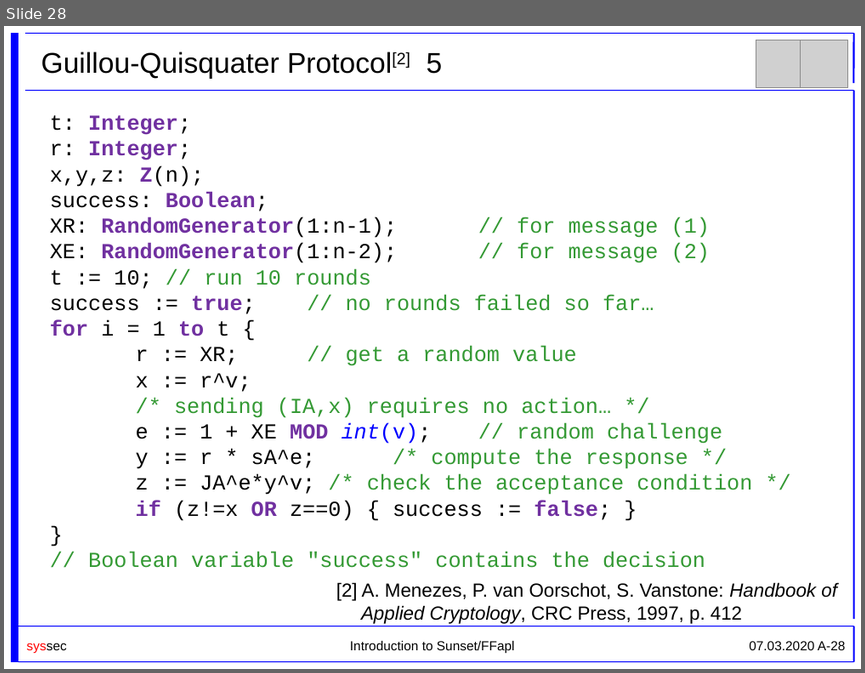
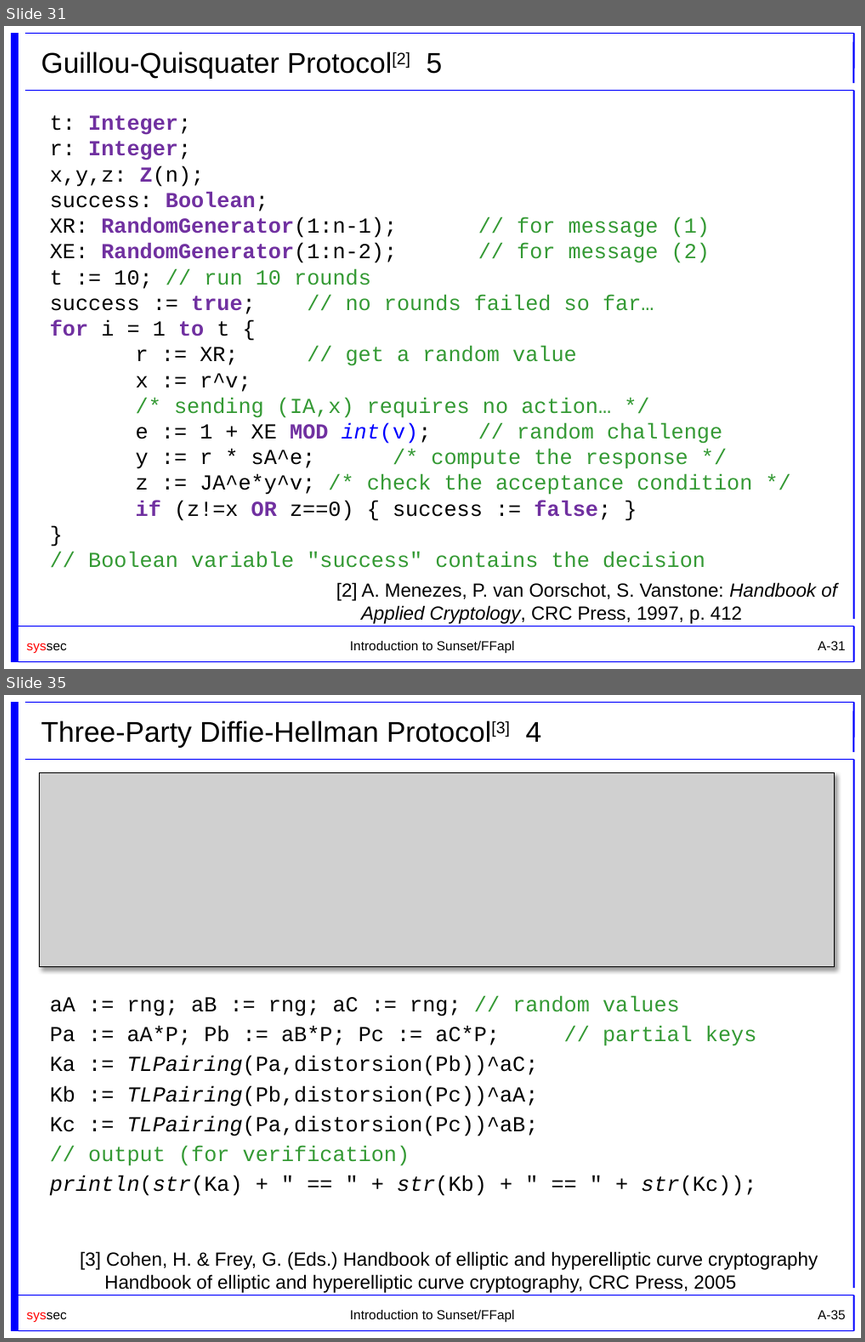
Before and after one commit to cryptool-org/cryptobrief, a slide deck: manual (drafts)/Sunset_Slides_UniKlu.pptx. Shown one above the other, each under a label of ours: slide 28 before the commit, slides 31 and 35 after it; the slides between them are not shown. The pictures are 865x673 and 865x1342 pixels, drawn with LibreOffice and Linux fonts; fonts in the diff are those of the drawing; grey boxes stand for pictures; background and template pictures are left out. Boxes give left, top, right and bottom in pixels: in the first picture for what was removed or moved away, otherwise in the second. Text is boxed around its words. In the diff, an @@ line names an element or a change of style, - is before the commit and + after.

```diff
--- a/manual (drafts)/Sunset_Slides_UniKlu.pptx
+++ b/manual (drafts)/Sunset_Slides_UniKlu.pptx
@@ slide 35 added at <box>4,695,861,1338</box>, background #FFFFFF; not listed: 11 template elements that a slide beside it also shows @@
@@ title added at <box>41,721,542,748</box>, 24 pt, text #000000 @@
+Three-Party Diffie-Hellman Protocol[3] 4
@@ picture added at <box>39,773,834,967</box> @@
@@ text added at <box>50,995,756,1196</box>, 18 pt, text #000000 @@
+aA := rng; aB := rng; aC := rng; // random values
+Pa := aA*P; Pb := aB*P; Pc := aC*P; // partial keys
+Ka := TLPairing(Pa,distorsion(Pb))^aC;
+Kb := TLPairing(Pb,distorsion(Pc))^aA;
+Kc := TLPairing(Pa,distorsion(Pc))^aB;
+// output (for verification)
+println(str(Ka) + " == " + str(Kb) + " == " + str(Kc));
@@ text added at <box>80,1251,817,1293</box>, 16 pt, text #000000 @@
+[3] Cohen, H. & Frey, G. (Eds.) Handbook of elliptic and hyperelliptic curve cryptography Handbook of elliptic and hyperelliptic curve cryptography, CRC Press, 2005
@@ what was slide 28 is now slide 31 @@
@@ slide 31 changed as well @@
@@ picture removed at <box>756,40,803,88</box> @@
@@ picture removed at <box>800,40,847,88</box> @@
@@ page number at <box>817,641,846,650</box>: text changed @@
-07.03.2020 A-28
+A-31
```
Also in this commit, not shown: 12 other slides changed, 9 other slides added, 1 other file.
